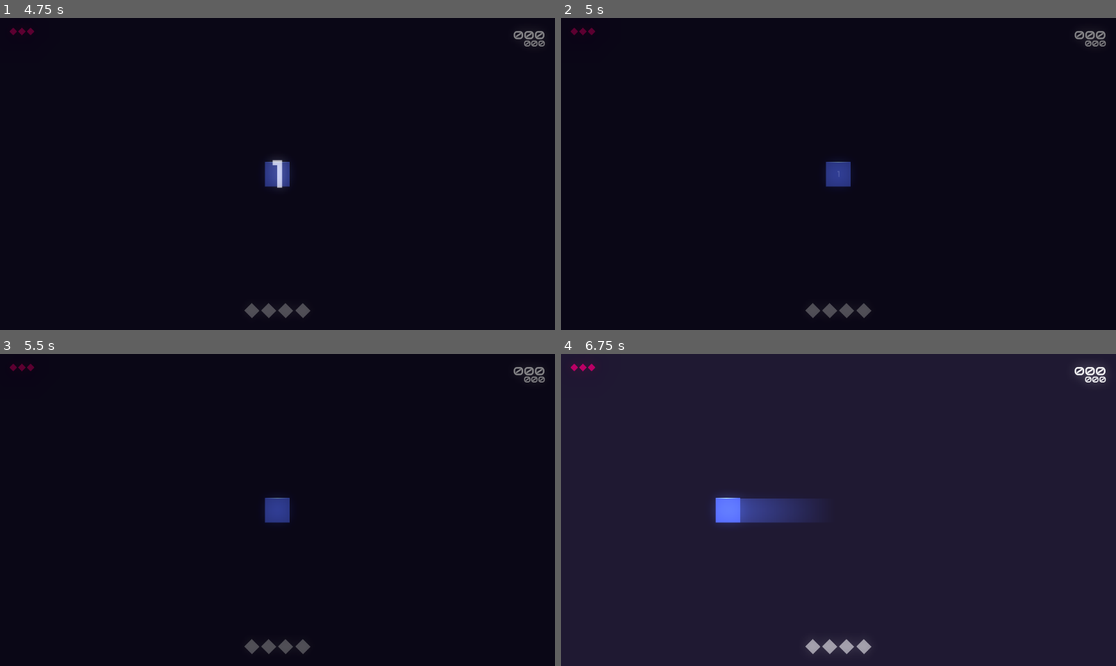
Above: before the commit, frames 1-4 (two rows, left to right).
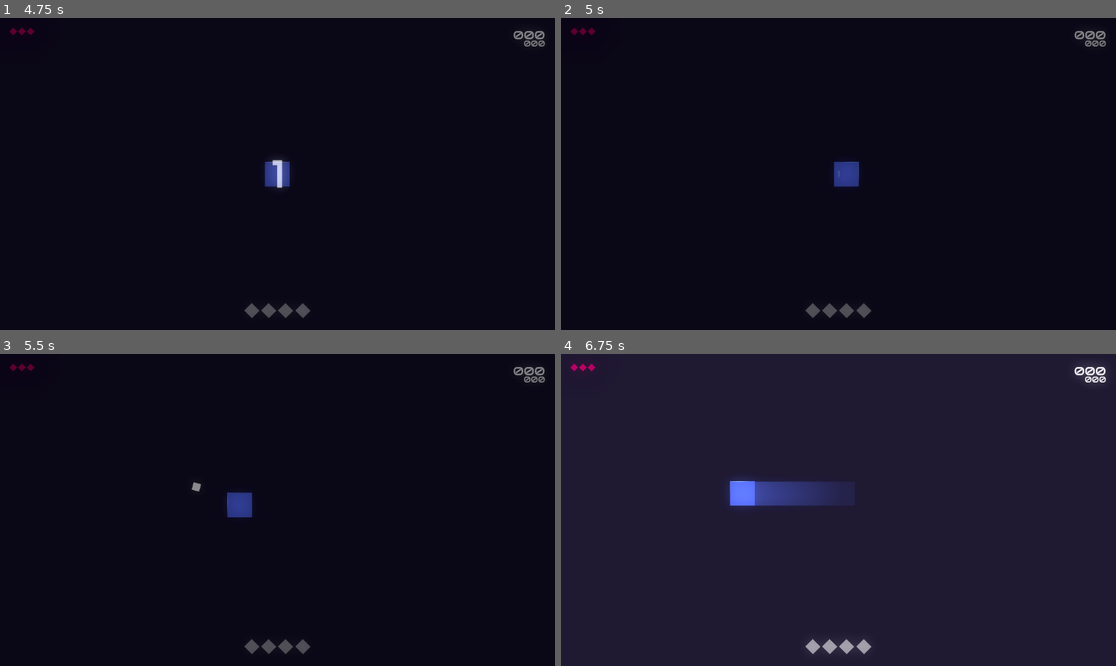
Above: after the commit, the same moments.

Repository: matheusmondenez/my-first-platform-game
Game: Godot game, scene res://wave_shooter/ui/main_menu.tscn
The game is run twice, just before and just after one commit, with the same random seed, the same clock (stepped at 60 frames per second) and the same inputs.
Inputs (mouse positions are in pixels of both pictures, inside the frame that each line leads up to):
- Up to frame 1 (4.75 s): click "START" at 0.5 s; tap Enter at 1.25, 4.25 s; move the mouse to (399, 158) at 1.27 s; press the mouse at (399, 158) at 1.28 s; hold D (right) 1.28-2.78 s; tap W (up) at 1.52, 1.55, 1.82, 2.1, 2.27, 2.57, 3.05, 3.77, 4.07, 4.52, 4.55 s; move the mouse to (166, 189) at 2.02 s; release the mouse at (166, 189) at 2.03 s; click (166, 189) at 2.3 s; move the mouse to (333, 105) at 2.77 s; hold A (left) 2.78-3.53 s; tap Space (dash) at 2.85, 3.5 s; move the mouse to (249, 236) at 3.52 s; hold D (right) from 3.53 s (still down); click (249, 236) at 3.6 s; move the mouse to (444, 220) at 4.27 s; hold Tab (toggle_auto_shot) from 4.28 s (still down)
- Up to frame 2 (5 s): keep holding D (right); keep holding Tab (toggle_auto_shot); tap W (up) at 4.82 s; tap Escape (pause) at 4.9 s
- Up to frame 3 (5.5 s): move the mouse to (111, 463) at 5.02 s; release D (right) at 5.03 s; release Tab (toggle_auto_shot) at 5.03 s; hold A (left) from 5.03 s (still down); click (111, 463) at 5.1 s; tap W (up) at 5.27 s
- Up to frame 4 (6.75 s): tap W (up) at 5.57, 5.85 s; move the mouse to (866, 510) at 5.77 s; release A (left) at 5.78 s; hold D (right) 5.78-6.53 s; move the mouse to (755, 432) at 6.52 s; hold A (left) from 6.53 s (still down); tap Space (dash) at 6.6 s

Frame 1 is identical in both runs. In frame 2, 0.3% of the frame differs, in the area x 47-54%, y 46-55%; in frame 3, 0.8%; in frame 4, 2.5%, in the area x 27-53%, y 39-55%.

Commit message:
implements pause

Diff:
--- a/wave_shooter/levels/arena.tscn
+++ b/wave_shooter/levels/arena.tscn
@@ -1,9 +1,10 @@
-[gd_scene load_steps=7 format=3 uid="uid://dgak60m7gvdoh"]
+[gd_scene load_steps=8 format=3 uid="uid://dgak60m7gvdoh"]
 
 [ext_resource type="PackedScene" uid="uid://55q8dyag7rwi" path="res://wave_shooter/entities/player/player.tscn" id="1_0xoxs"]
 [ext_resource type="Script" path="res://wave_shooter/levels/arena.gd" id="1_hn6cv"]
 [ext_resource type="PackedScene" uid="uid://bdge81isdmgwf" path="res://wave_shooter/ui/count_down.tscn" id="2_575tc"]
 [ext_resource type="PackedScene" uid="uid://2mg66kgdu6lq" path="res://wave_shooter/ui/hud.tscn" id="4_xjdad"]
+[ext_resource type="PackedScene" uid="uid://c1wq8oxauwd22" path="res://wave_shooter/ui/pause.tscn" id="5_abl1j"]
 [ext_resource type="Script" path="res://wave_shooter/ui/camera.gd" id="5_nfxav"]
 
 [sub_resource type="Environment" id="Environment_sgqdw"]
@@ -43,6 +44,12 @@
 
 [node name="HUD" parent="UI" instance=ExtResource("4_xjdad")]
 
+[node name="Pause" parent="UI" instance=ExtResource("5_abl1j")]
+offset_left = 576.0
+offset_top = 324.0
+offset_right = 576.0
+offset_bottom = 324.0
+
 [node name="Camera" type="Camera2D" parent="."]
 position = Vector2(576, 324)
 script = ExtResource("5_nfxav")
--- a/wave_shooter/ui/hud.gd
+++ b/wave_shooter/ui/hud.gd
@@ -26,21 +26,29 @@
 		Global.high_score = Global.points
 	auto_shot_icon.visible = Configs.game_configs.auto_shot
 
-func _on_points_area_area_entered(area: Area2D) -> void:
+func _on_points_area_entered(area: Area2D) -> void:
 	if area.is_in_group("enemy") or area.is_in_group("player"):
 		change_points_area_opacity(0.5)
 
-func _on_points_area_area_exited(area: Area2D) -> void:
+func _on_points_area_exited(area: Area2D) -> void:
 	if area.is_in_group("enemy") or area.is_in_group("player"):
 		change_points_area_opacity(1)
 
-func _on_life_area_area_entered(area: Area2D) -> void:
+func _on_life_area_entered(area: Area2D) -> void:
 	if area.is_in_group("enemy") or area.is_in_group("player"):
 		change_life_area_opacity(0.5)
 
-func _on_life_area_area_exited(area: Area2D) -> void:
+func _on_life_area_exited(area: Area2D) -> void:
 	if area.is_in_group("enemy") or area.is_in_group("player"):
 		change_life_area_opacity(1)
+
+#func _on_skills_area_entered(area: Area2D) -> void:
+	#if area.is_in_group("enemy") or area.is_in_group("player"):
+		#change_skills_area_opacity(0.5)
+
+#func _on_skills_area_exited(area: Area2D) -> void:
+	#if area.is_in_group("enemy") or area.is_in_group("player"):
+		#change_skills_area_opacity(1)
 
 func change_points_area_opacity(value: float) -> void:
 	points.add_theme_color_override("font_color", Color(Color.WHITE, value))
@@ -55,19 +63,22 @@
 				if life is Polygon2D:
 					life.color.a = value
 
+func change_skills_area_opacity(value: float) -> void:
+	pass
+
 func init_hud_lifes() -> void:
 	for life in Global.player.lifes:
 		Global.instance_node(LIFE_TSCN, $Life/Markers.get_child(life).global_position, $Life)
 
 func init_hud_skills() -> void:
 	var i: int = 0
-	for marker in $Skills.get_children():
+	for marker in $Skills/Markers.get_children():
 		var icon = SKILL_ICON.instantiate()
 		if not SkillManager.assigned.is_empty() && SkillManager.assigned[i]:
 			icon.skill = SkillManager.assigned[i]["resource"]
 		icon.position = marker.position
 		icon.scale = Vector2(2, 2)
-		add_child(icon)
+		$Skills/Markers.add_child(icon)
 		i += 1
 
 func update_hud_lifes(type) -> void:
--- a/wave_shooter/ui/hud.tscn
+++ b/wave_shooter/ui/hud.tscn
@@ -9,6 +9,9 @@
 
 [sub_resource type="RectangleShape2D" id="RectangleShape2D_vjnuk"]
 size = Vector2(104, 38)
+
+[sub_resource type="RectangleShape2D" id="RectangleShape2D_tll2s"]
+size = Vector2(144, 32)
 
 [node name="HUD" type="Control"]
 custom_minimum_size = Vector2(1152, 648)
@@ -27,11 +30,11 @@
 grow_horizontal = 2
 grow_vertical = 2
 
-[node name="PointsArea" type="Area2D" parent="Score"]
+[node name="Area" type="Area2D" parent="Score"]
 visible = false
 position = Vector2(1065, 20)
 
-[node name="CollisionShape2D" type="CollisionShape2D" parent="Score/PointsArea"]
+[node name="Shape" type="CollisionShape2D" parent="Score/Area"]
 position = Vector2(32.5, 23)
 shape = SubResource("RectangleShape2D_cqxq1")
 
@@ -77,9 +80,10 @@
 grow_horizontal = 2
 grow_vertical = 2
 
-[node name="LifeArea" type="Area2D" parent="Life"]
-
-[node name="CollisionShape2D" type="CollisionShape2D" parent="Life/LifeArea"]
+[node name="Area" type="Area2D" parent="Life"]
+visible = false
+
+[node name="Shape" type="CollisionShape2D" parent="Life/Area"]
 visible = false
 position = Vector2(69, 36)
 shape = SubResource("RectangleShape2D_vjnuk")
@@ -182,19 +186,31 @@
 grow_horizontal = 2
 grow_vertical = 2
 
-[node name="SkillMarker1" type="Marker2D" parent="Skills"]
+[node name="Area" type="Area2D" parent="Skills"]
+visible = false
+position = Vector2(455, 298)
+
+[node name="Shape" type="CollisionShape2D" parent="Skills/Area"]
+position = Vector2(121, 294)
+shape = SubResource("RectangleShape2D_tll2s")
+
+[node name="Markers" type="Node2D" parent="Skills"]
+
+[node name="SkillMarker1" type="Marker2D" parent="Skills/Markers"]
 position = Vector2(523, 592)
 
-[node name="SkillMarker2" type="Marker2D" parent="Skills"]
+[node name="SkillMarker2" type="Marker2D" parent="Skills/Markers"]
 position = Vector2(558, 592)
 
-[node name="SkillMarker3" type="Marker2D" parent="Skills"]
+[node name="SkillMarker3" type="Marker2D" parent="Skills/Markers"]
 position = Vector2(593, 592)
 
-[node name="SkillMarker4" type="Marker2D" parent="Skills"]
+[node name="SkillMarker4" type="Marker2D" parent="Skills/Markers"]
 position = Vector2(629, 592)
 
-[connection signal="area_entered" from="Score/PointsArea" to="." method="_on_points_area_area_entered"]
-[connection signal="area_exited" from="Score/PointsArea" to="." method="_on_points_area_area_exited"]
-[connection signal="area_entered" from="Life/LifeArea" to="." method="_on_life_area_area_entered"]
-[connection signal="area_exited" from="Life/LifeArea" to="." method="_on_life_area_area_exited"]
+[connection signal="area_entered" from="Score/Area" to="." method="_on_points_area_entered"]
+[connection signal="area_exited" from="Score/Area" to="." method="_on_points_area_exited"]
+[connection signal="area_entered" from="Life/Area" to="." method="_on_life_area_entered"]
+[connection signal="area_exited" from="Life/Area" to="." method="_on_life_area_exited"]
+[connection signal="area_entered" from="Skills/Area" to="." method="_on_skills_area_entered"]
+[connection signal="area_exited" from="Skills/Area" to="." method="_on_skills_area_exited"]
--- /dev/null
+++ b/wave_shooter/ui/pause.gd
@@ -0,0 +1,15 @@
+extends Control
+
+func _process(delta: float) -> void:
+	if Input.is_action_just_pressed("pause") && get_tree().paused == false:
+		pause()
+	elif Input.is_action_just_pressed("pause") && get_tree().paused == true:
+		resume()
+
+func pause() -> void:
+	visible = true
+	get_tree().paused = true
+
+func resume() -> void:
+	visible = false
+	get_tree().paused = false
--- /dev/null
+++ b/wave_shooter/ui/pause.tscn
@@ -0,0 +1,42 @@
+[gd_scene load_steps=3 format=3 uid="uid://c1wq8oxauwd22"]
+
+[ext_resource type="Script" path="res://wave_shooter/ui/pause.gd" id="1_54seh"]
+[ext_resource type="FontFile" uid="uid://dr51pfiatj1gw" path="res://wave_shooter/assets/fonts/MonomaniacOne-Regular.ttf" id="1_rvxm2"]
+
+[node name="Pause" type="Control"]
+process_mode = 3
+visible = false
+z_index = 3
+layout_mode = 3
+anchors_preset = 15
+anchor_right = 1.0
+anchor_bottom = 1.0
+grow_horizontal = 2
+grow_vertical = 2
+script = ExtResource("1_54seh")
+
+[node name="ColorRect" type="ColorRect" parent="."]
+layout_mode = 1
+anchors_preset = 15
+anchor_right = 1.0
+anchor_bottom = 1.0
+grow_horizontal = 2
+grow_vertical = 2
+color = Color(0, 0, 0, 0.501961)
+
+[node name="Label" type="Label" parent="."]
+layout_mode = 1
+anchors_preset = 8
+anchor_left = 0.5
+anchor_top = 0.5
+anchor_right = 0.5
+anchor_bottom = 0.5
+offset_left = -20.0
+offset_top = -11.5
+offset_right = 20.0
+offset_bottom = 11.5
+grow_horizontal = 2
+grow_vertical = 2
+theme_override_fonts/font = ExtResource("1_rvxm2")
+theme_override_font_sizes/font_size = 72
+text = "Paused"
Not shown: 1 places in wave_shooter/ui/hud.tscn that only renumber resources
